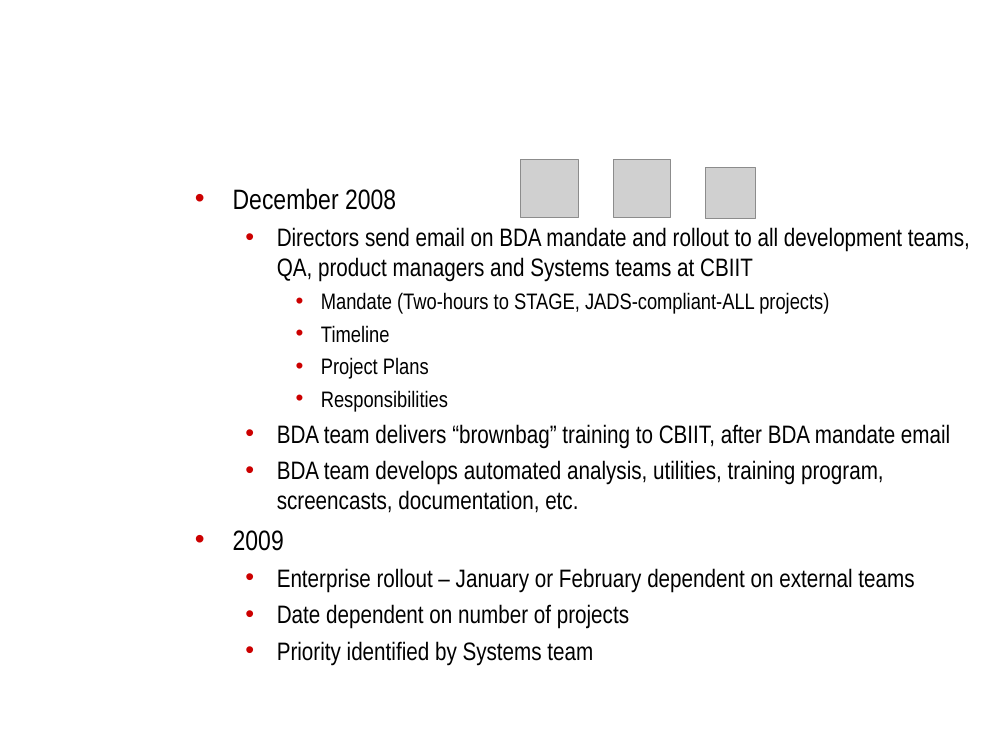
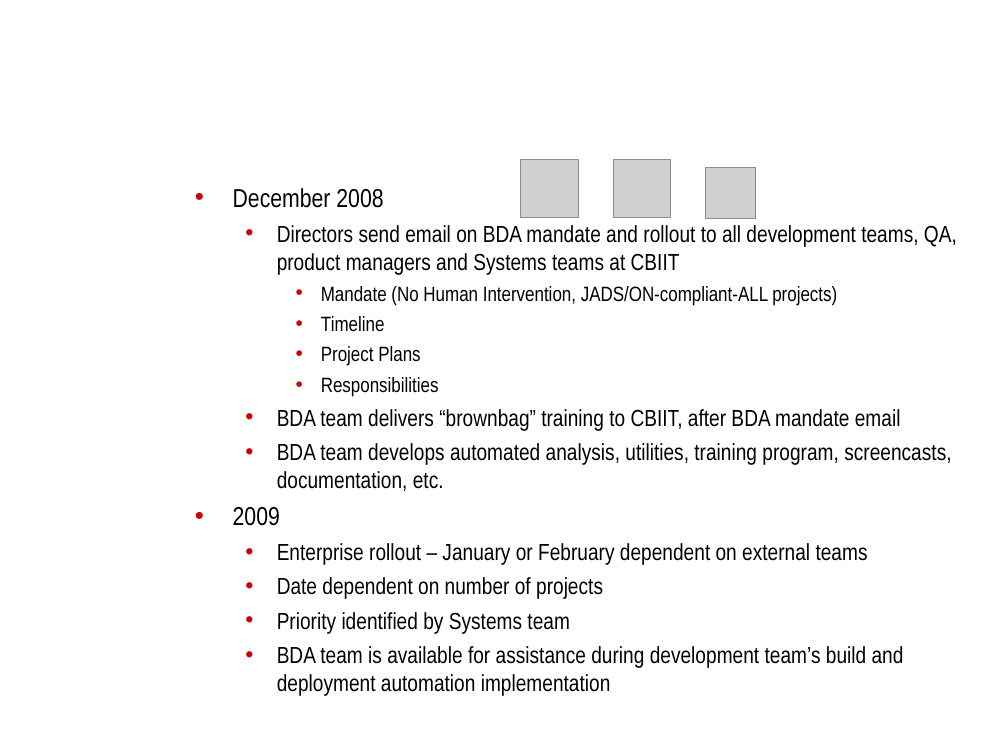
Before and after one commit to NCIP/automation, a slide deck: slide 9 of docs/roadmap/bda-rollout-121708.ppt (slide 8 before the commit). Drawn at 1008x756 pixels with LibreOffice and Linux fonts; fonts in the diff are those of the drawing; grey boxes stand for pictures; background and template pictures are left out. Boxes give left, top, right and bottom in pixels: in the first picture for what was removed or moved away, otherwise in the second. Text is boxed around its words. In the diff, an @@ line names an element or a change of style, - is before the commit and + after.

```diff
--- a/docs/roadmap/bda-rollout-121708.ppt
+++ b/docs/roadmap/bda-rollout-121708.ppt
@@ text at (x1=233, y1=188, x2=957, y2=634): size 20 to 18.5 pt in "December 2008", "2009"; size 18 to 16.6 pt in "Directors send email on BDA mandate and ...", "BDA team delivers “brownbag” training to CBIIT, ...", "BDA team develops automated analysis, utilities, training ...", "Enterprise rollout – January or February dependent ..." and 2 more places; size 16 to 14.8 pt in "Timeline", "Project Plans", "Responsibilities" @@
@@ text at (x1=321, y1=286, x2=837, y2=305): text changed; size 16 to 14.8 pt @@
-    • Mandate (Two-hours to STAGE, JADS-compliant-ALL projects)
+    • Mandate (No Human Intervention, JADS/ON-compliant-ALL projects)
@@ text at (x1=277, y1=646, x2=904, y2=696): paragraph added @@
+  • BDA team is available for assistance during development team’s build and deployment automation implementation
```
Also in this commit, not shown: 5 other slides changed, 1 slide added.
